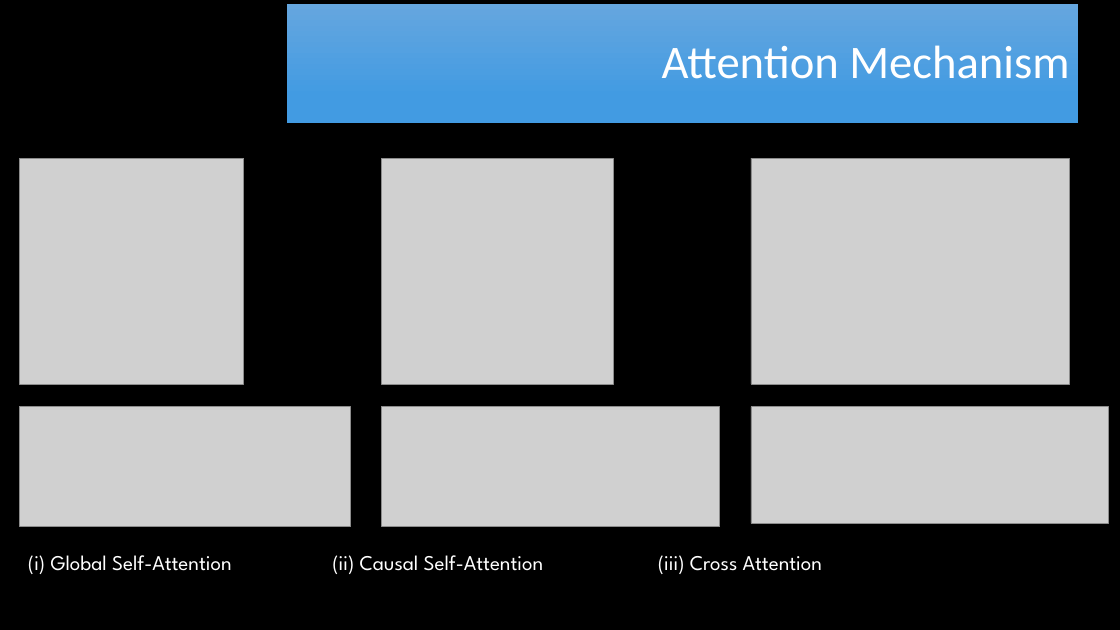
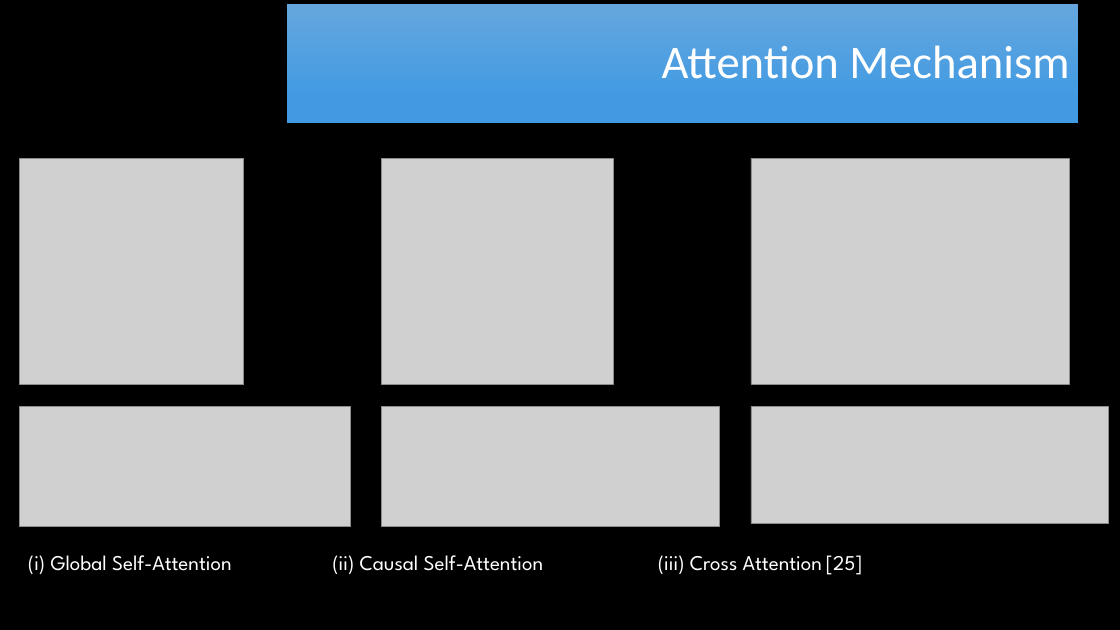
Before and after one commit to RayGone/Thesis, a slide deck: slide 11 of Proposal Defense Presentation.pptx (slide 10 before the commit). Drawn at 1120x630 pixels with LibreOffice and Linux fonts; fonts in the diff are those of the drawing; grey boxes stand for pictures; background and template pictures are left out. Boxes give left, top, right and bottom in pixels: in the first picture for what was removed or moved away, otherwise in the second. Text is boxed around its words. In the diff, an @@ line names an element or a change of style, - is before the commit and + after.

```diff
--- a/Proposal Defense Presentation.pptx
+++ b/Proposal Defense Presentation.pptx
@@ text at box(28, 555, 863, 575): text changed @@
-(i) Global Self-Attention (ii) Causal Self-Attention (iii) Cross Attention
+(i) Global Self-Attention (ii) Causal Self-Attention (iii) Cross Attention [25]
```
Also in this commit, not shown: 12 other slides changed, 6 slides added, 1 slide removed.
